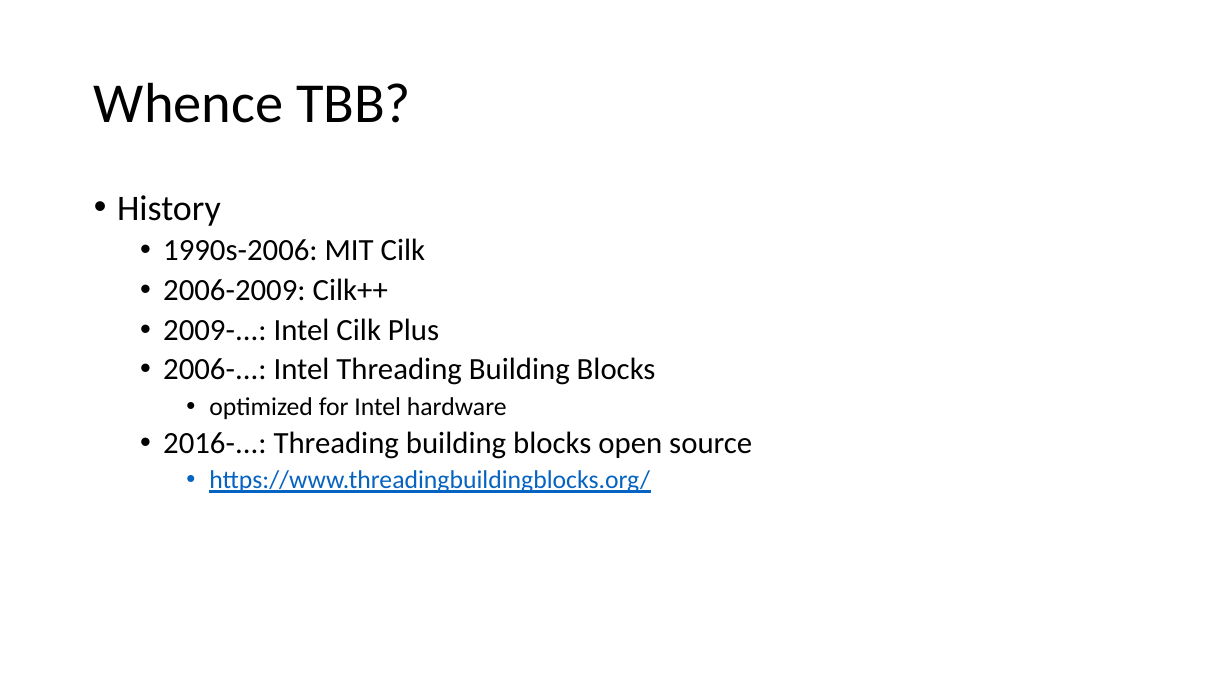
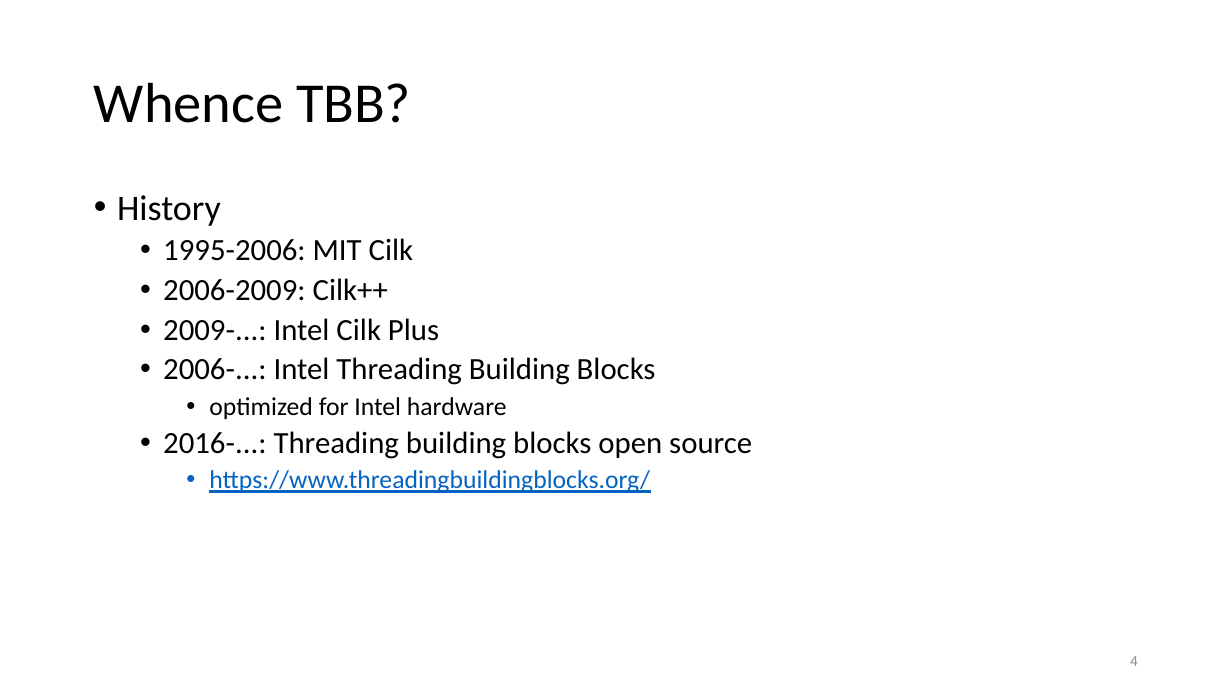
Before and after one commit to gjbex/training-material, a slide deck: slide 4 of CPlusPlus/Tbb/tbb.pptx. Drawn at 1232x693 pixels with LibreOffice and Linux fonts; fonts in the diff are those of the drawing. Boxes give left, top, right and bottom in pixels: in the first picture for what was removed or moved away, otherwise in the second. Text is boxed around its words. In the diff, an @@ line names an element or a change of style, - is before the commit and + after.

```diff
--- a/CPlusPlus/Tbb/tbb.pptx
+++ b/CPlusPlus/Tbb/tbb.pptx
@@ text at box(163, 238, 414, 261): text changed @@
-  • 1990s-2006: MIT Cilk
+  • 1995-2006: MIT Cilk
@@ page number added at box(1130, 656, 1138, 666), 12 pt, text #8C8C8C @@
+4
```
Also in this commit, not shown: 3 other slides changed, 8 slides added.
